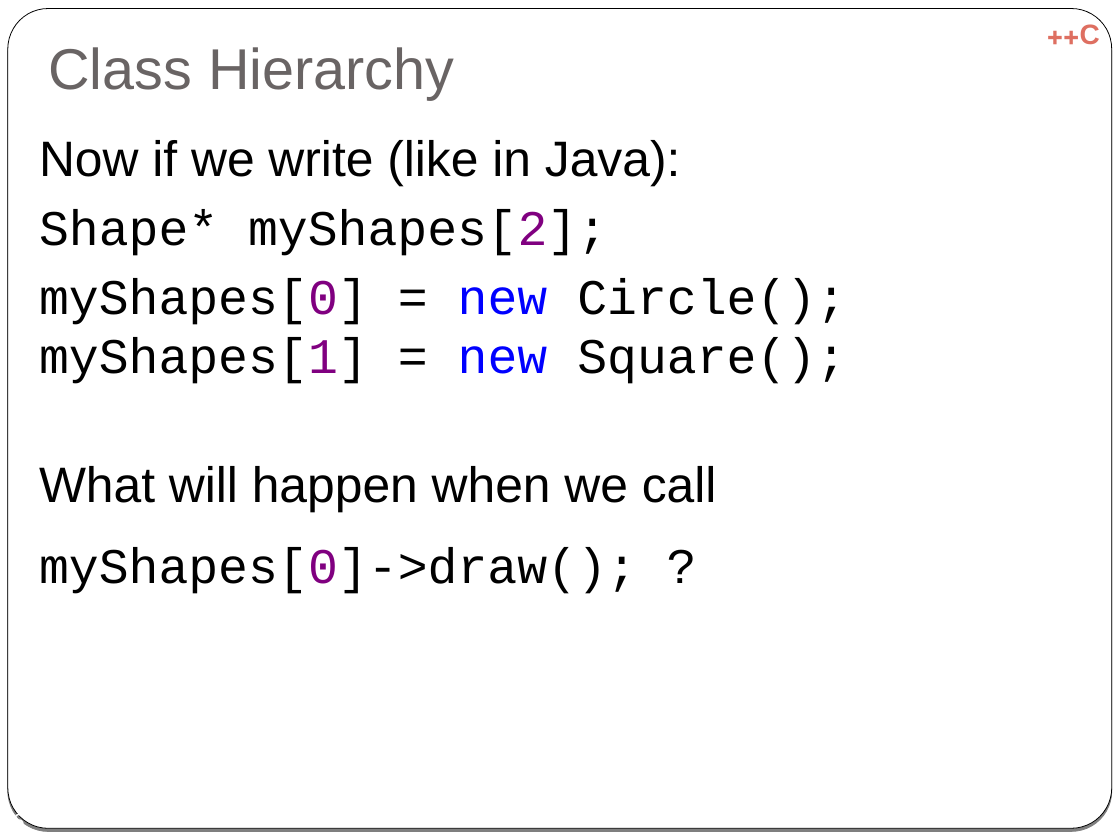
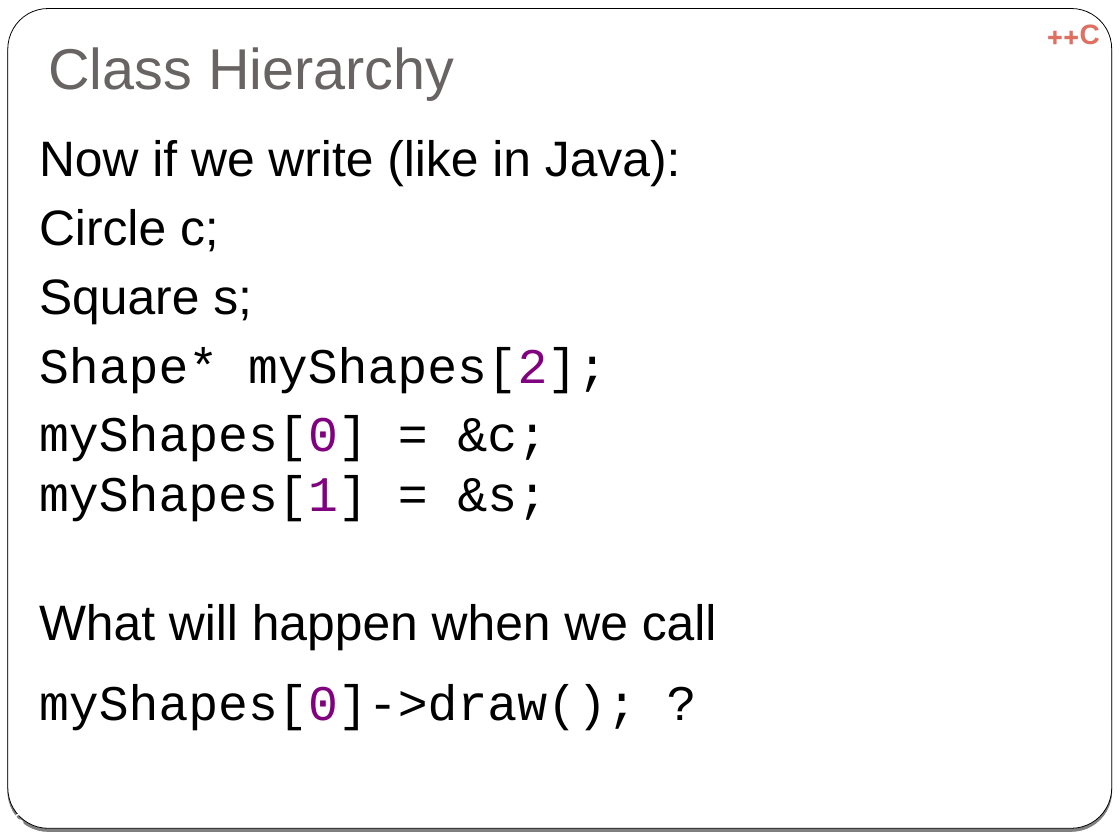
Before and after one commit to cpp-at-ariel/cpp-5779, a slide deck: slide 6 of 06-inheritance/slides-virtual.odp. Drawn at 1120x840 pixels with LibreOffice and Linux fonts; fonts in the diff are those of the drawing. Boxes give left, top, right and bottom in pixels: in the first picture for what was removed or moved away, otherwise in the second. Text is boxed around its words. In the diff, an @@ line names an element or a change of style, - is before the commit and + after.

```diff
--- a/06-inheritance/slides-virtual.odp
+++ b/06-inheritance/slides-virtual.odp
@@ text at (39,209,252,324): paragraphs added @@
+Circle c;
+Square s;
@@ text at (39,415,548,522): text changed @@
-myShapes[0] = new Circle();
-myShapes[1] = new Square();
+myShapes[0] = &c;
+myShapes[1] = &s;
```
Also in this commit, not shown: 2 other slides changed, 6 other files.
